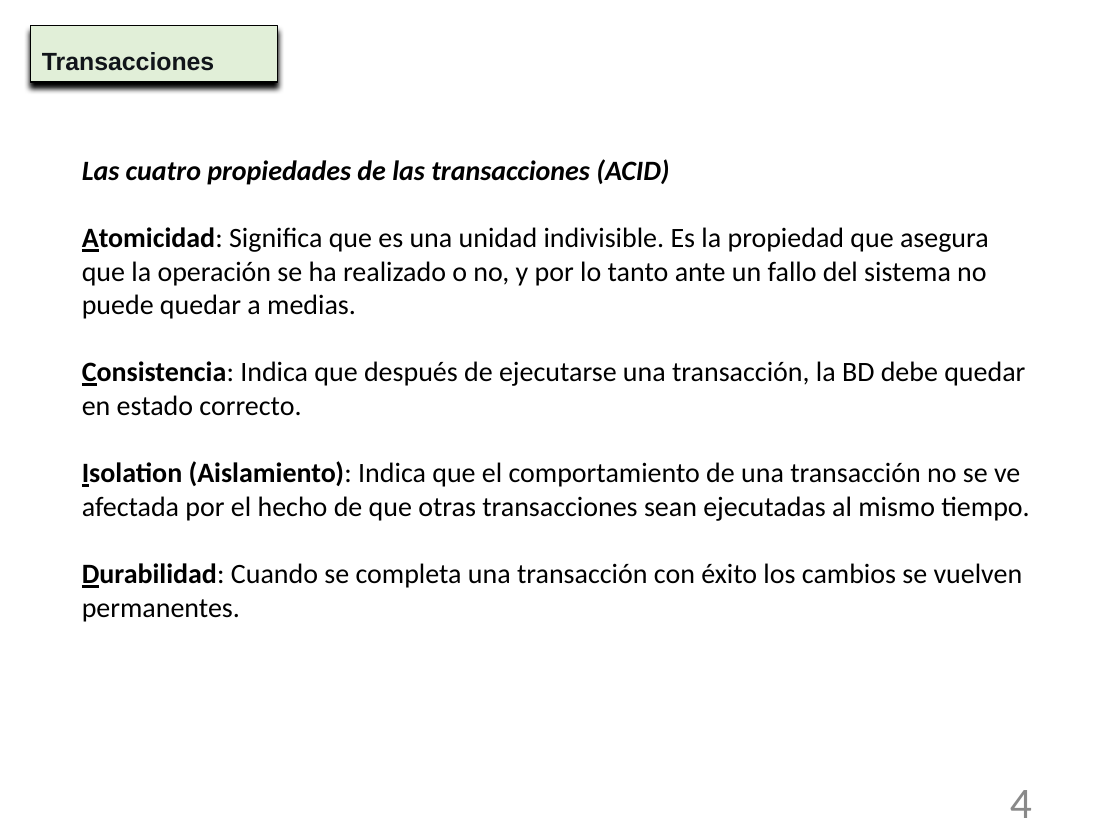
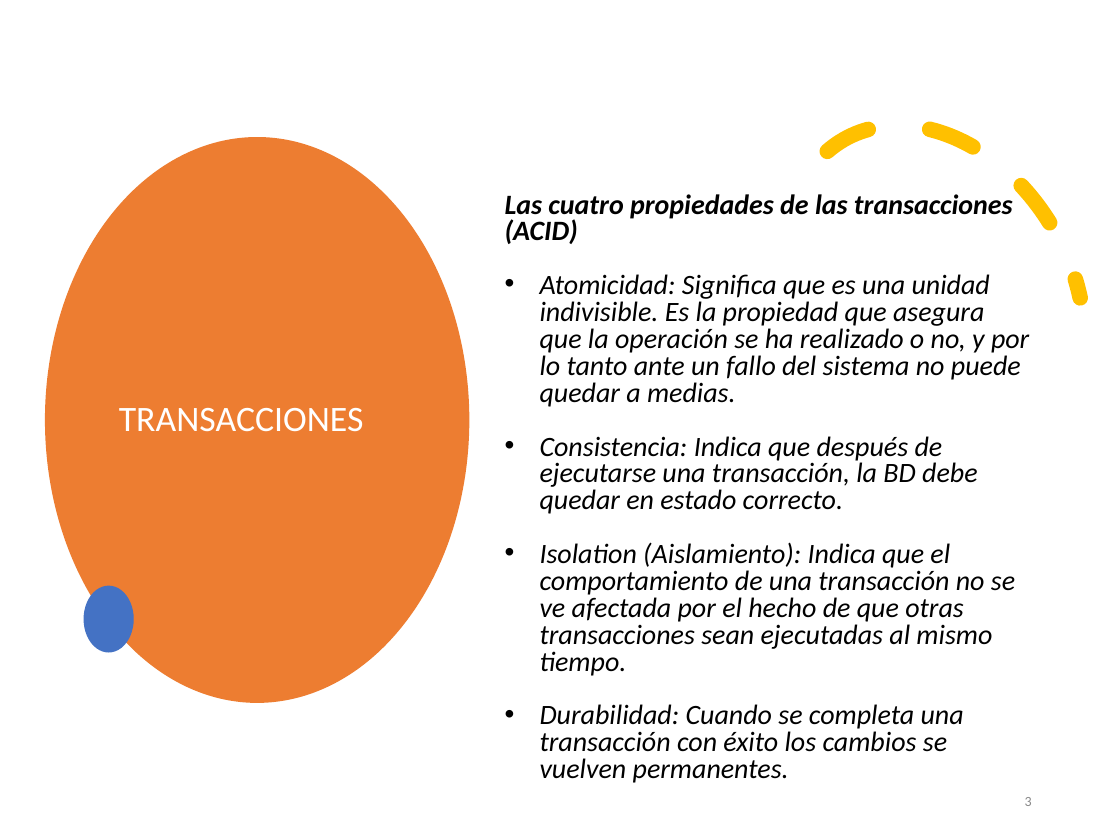
Before and after one commit to NuriaCelis/GBD2324, a slide deck: slide 3 of Tema5/Unidad_7_4-Transacciones.pptx (slide 4 before the commit). Drawn at 1120x840 pixels with LibreOffice and Linux fonts; fonts in the diff are those of the drawing. Boxes give left, top, right and bottom in pixels: in the first picture for what was removed or moved away, otherwise in the second. Text is boxed around its words. In the diff, an @@ line names an element or a change of style, - is before the commit and + after.

```diff
--- a/Tema5/Unidad_7_4-Transacciones.pptx
+++ b/Tema5/Unidad_7_4-Transacciones.pptx
@@ arc (boxed as its full ellipse) added at box(725, 71, 1120, 526), outline #FFC000 10 pt dashed @@
@@ ellipse added at box(45, 137, 469, 702), fill #ED7D31 @@
@@ title "TRANSACCIONES": place and size @@
-title "TRANSACCIONES" at box(30, 26, 278, 82)
+title "TRANSACCIONES" at box(119, 408, 364, 432)
@@ title "TRANSACCIONES" at box(119, 408, 364, 432): vertical alignment top to middle; fill #E1EFD8 to none; outline #000000 0.75 pt to none; shadow off @@
@@ text "Las cuatro propiedades de las ...": place and size @@
-text "Las cuatro propiedades de las ..." at box(82, 159, 1029, 622)
+text "Las cuatro propiedades de las ..." at box(505, 194, 1029, 783)
@@ text "Las cuatro propiedades de las ..." at box(505, 194, 1029, 783): bold off in "Atomicidad:", "Consistencia:", "Isolation (Aislamiento):", "Durabilidad:"; italic on; underline off in "Atomicidad:", "Consistencia:", "Isolation", "Durabilidad:"; line spacing 1 to 0.8; bullet none to • @@
@@ title at box(119, 408, 364, 432): text changed; size 16 to 23 pt; font Arial to Calibri; text colour #11151A to #FFFFFF; bold off @@
-Transacciones
+TRANSACCIONES
@@ ellipse added at box(84, 586, 134, 653), fill #4472C4 @@
@@ page number at box(1025, 797, 1032, 806): text changed; size 28 to 9 pt @@
-4
+3
```
Also in this commit, not shown: 12 other slides changed, 1 slide removed, 1 other file.
